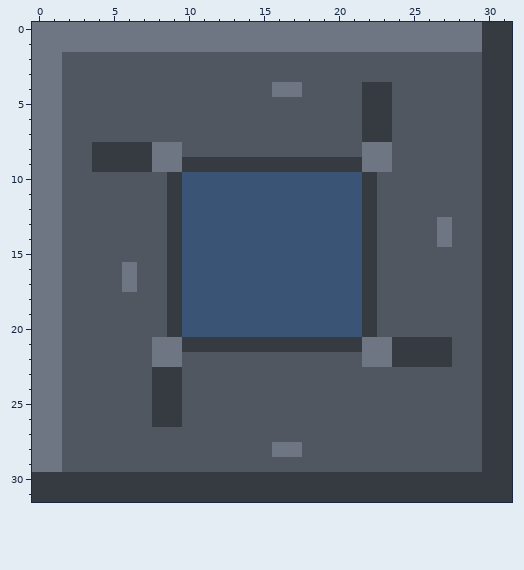
File history of a pixel-art sprite, assets/textures/box.png. This is how it looked before the edit.
The file is 32x32 pixels.
And afterwards:
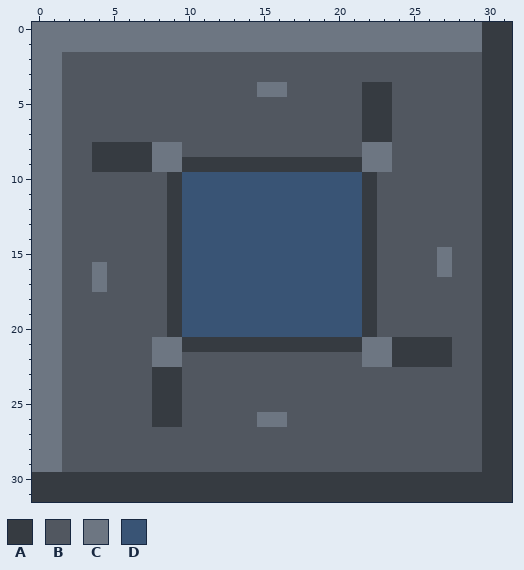
Palette (. is transparent): A #363b41  B #515760  C #6d7682  D #395475
What changed:
@@ x 13..19 @@
  3 BBBBBBB
- 4 BBBCCBB
+ 4 BBCCBBB
  5 BBBBBBB
@@ x 0..31 @@
 12 CCBBBBBBBADDDDDDDDDDDDABBBBBBBAA
-13 CCBBBBBBBADDDDDDDDDDDDABBBBCBBAA
-14 CCBBBBBBBADDDDDDDDDDDDABBBBCBBAA
-15 CCBBBBBBBADDDDDDDDDDDDABBBBBBBAA
-16 CCBBBBCBBADDDDDDDDDDDDABBBBBBBAA
-17 CCBBBBCBBADDDDDDDDDDDDABBBBBBBAA
+13 CCBBBBBBBADDDDDDDDDDDDABBBBBBBAA
+14 CCBBBBBBBADDDDDDDDDDDDABBBBBBBAA
+15 CCBBBBBBBADDDDDDDDDDDDABBBBCBBAA
+16 CCBBCBBBBADDDDDDDDDDDDABBBBCBBAA
+17 CCBBCBBBBADDDDDDDDDDDDABBBBBBBAA
 18 CCBBBBBBBADDDDDDDDDDDDABBBBBBBAA
@@ x 13..19 @@
 25 BBBBBBB
-26 BBBBBBB
+26 BBCCBBB
 27 BBBBBBB
-28 BBBCCBB
+28 BBBBBBB
 29 BBBBBBB
Boxes around the changes in both pictures, in picture pixels (x1, y1, x2, y2):
changed: (257, 82, 302, 97)
changed: (437, 217, 452, 277)
changed: (92, 262, 137, 292)
changed: (257, 412, 302, 457)
